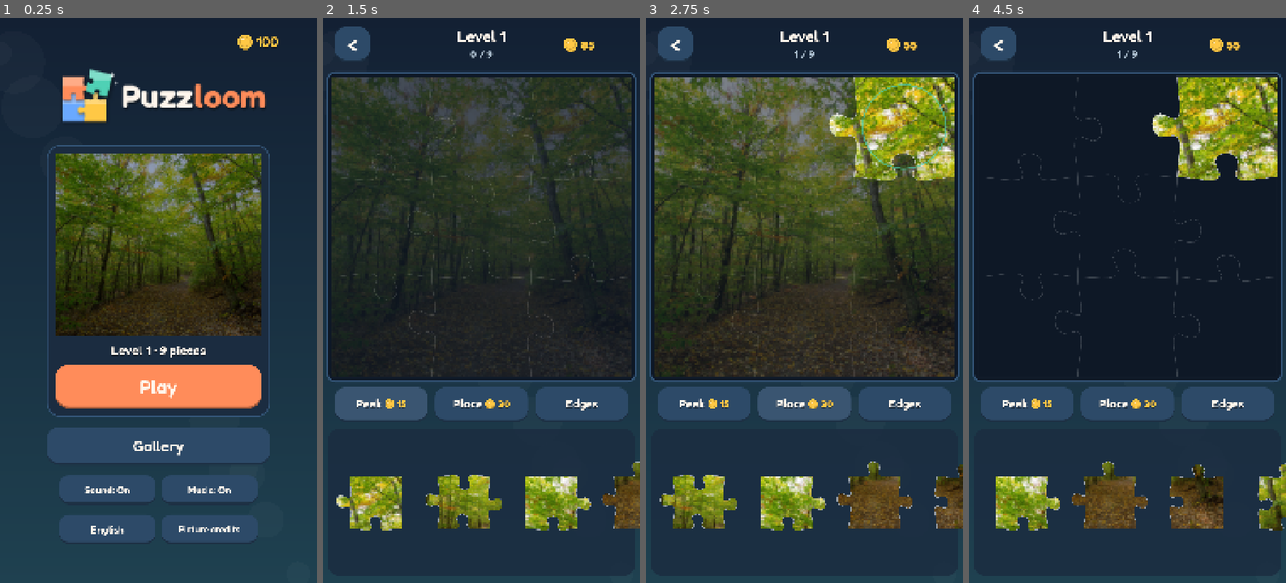
Above: before the commit, frames 1-4 (left to right).
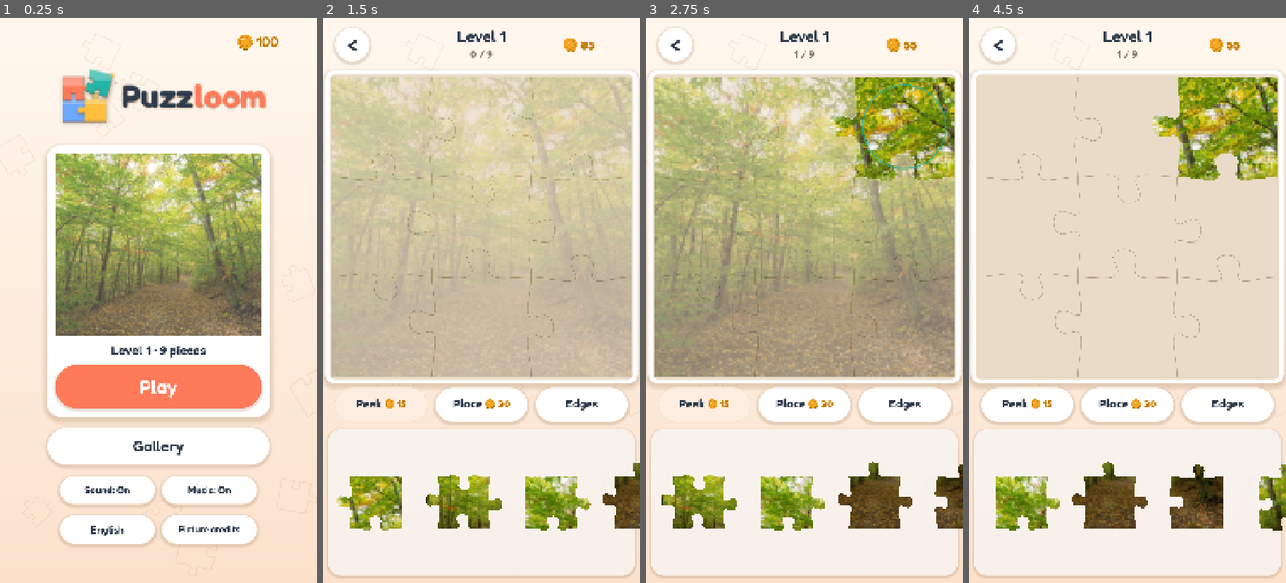
Above: after the commit, the same moments.

Repository: abdelrhmn-ismail/Jigwave-Game
Game: Godot game, scene res://scenes/main.tscn
Same seed, same stepped clock (60 frames per second), same inputs: the game is played once before the commit and once after it.
Inputs (mouse positions are in pixels of both pictures, inside the frame that each line leads up to):
- Up to frame 1 (0.25 s): no input
- Up to frame 2 (1.5 s): click "Play" at 0.5 s; click (380, 402) at 1.27 s
- Up to frame 3 (2.75 s): click (804, 402) at 2.02 s
- Up to frame 4 (4.5 s): click (1228, 402) at 2.77 s; click "<" at 3.5 s; click "Continue" at 4.25 s

The runs differ from the first frame. In frame 1, 94% of the frame differs, in the area x 0-100%, y 0-100%; in frame 2, 95%; in frame 3, 89%; in frame 4, 89%.

Commit message:
Own warm light identity + audit fixes
Look (clearly different from Bloxo's dark neon): cream paper background
with faint scattered jigsaw pieces, a linen puzzle mat in a white frame,
white pill buttons on soft warm shadows, ink-blue text, coral and teal
accents. Logo, icons, store graphics and boot splash redrawn to match.

Audit fixes:
- Replaying the same picture and size pays a small replay reward
  (no more farming 27 coins every 30 s on a 9-piece puzzle).
- Peek can't be bought again while it is still showing.
- A drag cut off by a call/home button (focus lost) returns the piece.
- Starting a gallery puzzle no longer wipes an unfinished level: it is
  parked and comes back with its pieces.
- Tray pieces fill their slot on big puzzles (easy to see and grab).
Tests added for each fix.

Co-Authored-By: Claude Opus 5.5 <noreply@anthropic.com>

Diff:
--- a/autoload/save_data.gd
+++ b/autoload/save_data.gd
@@ -15,6 +15,9 @@
 var language := ""
 ## Snapshot from PuzzleState.to_dict(), or {} when nothing is in progress.
 var current := {}
+## A level puzzle put aside while a gallery puzzle is played; it comes
+## back when that level is played again (so no placed piece is lost).
+var parked := {}
 
 
 func _ready() -> void:
@@ -37,6 +40,8 @@
 	language = str(data.get("language", ""))
 	var cur = data.get("current", {})
 	current = cur if typeof(cur) == TYPE_DICTIONARY else {}
+	var park = data.get("parked", {})
+	parked = park if typeof(park) == TYPE_DICTIONARY else {}
 
 
 func write() -> void:
@@ -53,6 +58,7 @@
 		"vibration_on": vibration_on,
 		"language": language,
 		"current": current,
+		"parked": parked,
 	}))
 
 
@@ -78,10 +84,12 @@
 func finish_puzzle(state: PuzzleState) -> int:
 	var key := "%s|%d" % [state.picture_id, state.grid]
 	var star_count := state.stars()
-	best_stars[key] = maxi(int(best_stars.get(key, 0)), star_count)
+	var old_stars := int(best_stars.get(key, 0))
+	best_stars[key] = maxi(old_stars, star_count)
 	if state.level > 0 and state.level >= level:
 		level = state.level + 1
-	var won := Economy.reward(state.piece_count(), star_count)
+	var won := Economy.reward(state.piece_count(), star_count) if old_stars == 0 \
+		else Economy.replay_reward(state.piece_count(), old_stars, star_count)
 	coins = clampi(coins + won, 0, Economy.MAX_COINS)
 	current = {}
 	write()
--- a/logic/economy.gd
+++ b/logic/economy.gd
@@ -19,6 +19,13 @@
 	return 1
 
 
-## Coins for finishing a puzzle.
+## Coins for finishing a puzzle the first time.
 static func reward(pieces: int, star_count: int) -> int:
 	return 10 + 5 * clampi(star_count, 0, 3) + pieces / 4
+
+
+## Coins for finishing a puzzle again (same picture, same size): a small
+## thank-you, plus the difference if the stars got better. Stops players
+## from farming coins on a tiny puzzle.
+static func replay_reward(pieces: int, old_stars: int, new_stars: int) -> int:
+	return 2 + pieces / 16 + 5 * maxi(0, new_stars - old_stars)
--- a/project.godot
+++ b/project.godot
@@ -15,7 +15,7 @@
 run/main_scene="res://scenes/main.tscn"
 config/quit_on_go_back=false
 config/features=PackedStringArray("4.7", "GL Compatibility")
-boot_splash/bg_color=Color(0.0745, 0.1255, 0.2, 1)
+boot_splash/bg_color=Color(1, 0.968, 0.933, 1)
 boot_splash/stretch_mode=0
 boot_splash/image="res://assets/images/logo.png"
 config/icon="res://icon.png"
--- a/scenes/home_screen.gd
+++ b/scenes/home_screen.gd
@@ -46,7 +46,7 @@
 			Lang.t("PIECES") % (Levels.grid_for_level(SaveData.level) * Levels.grid_for_level(SaveData.level))]
 
 	var card := PanelContainer.new()
-	card.add_theme_stylebox_override("panel", UIKit.panel_style(UIKit.PANEL, 44, 28, 4))
+	card.add_theme_stylebox_override("panel", UIKit.panel_style(UIKit.PANEL, 48, 28, 0, UIKit.PANEL_EDGE, 20))
 	box.add_child(card)
 	var card_box := VBoxContainer.new()
 	card_box.add_theme_constant_override("separation", 22)
@@ -57,8 +57,8 @@
 		tex.custom_minimum_size = Vector2(620, 620)
 		tex.expand_mode = TextureRect.EXPAND_IGNORE_SIZE
 		tex.stretch_mode = TextureRect.STRETCH_KEEP_ASPECT_COVERED
-		# Not finished yet: show it dimmed, like a picture still to reveal.
-		tex.modulate = Color(0.55, 0.6, 0.7) if resume == null else Color.WHITE
+		# Not started yet: a little faded, like a picture still to reveal.
+		tex.modulate = Color(1, 1, 1, 0.75) if resume == null else Color.WHITE
 		card_box.add_child(tex)
 	card_box.add_child(UIKit.label(info, 44, UIKit.TEXT))
 	var play := UIKit.button(Lang.t("CONTINUE") if resume != null else Lang.t("PLAY"), Vector2(620, 150), 64, UIKit.ACCENT)
--- a/scenes/main.gd
+++ b/scenes/main.gd
@@ -13,19 +13,31 @@
 var ui_layer: CanvasLayer
 
 
-## Static gradient behind every screen (drawn once).
+## Static background behind every screen (drawn once): warm cream paper
+## with faint scattered jigsaw pieces — Puzzloom's signature pattern.
 class Background extends Node2D:
+	var _pieces: Array = [] # [outline, position, angle]
+
 	func _ready() -> void:
 		get_viewport().size_changed.connect(queue_redraw)
+		var cut := JigsawCut.new(3, 300.0, 7)
+		var rng := RandomNumberGenerator.new()
+		rng.seed = 21
+		for i in 16:
+			_pieces.append([cut.local_outline(rng.randi_range(0, 8)),
+				Vector2(rng.randf(), rng.randf()), rng.randf() * TAU, rng.randf_range(0.7, 1.4)])
 
 	func _draw() -> void:
 		var s := get_viewport_rect().size
 		draw_polygon(PackedVector2Array([Vector2.ZERO, Vector2(s.x, 0), s, Vector2(0, s.y)]),
 			PackedColorArray([UIKit.BG_TOP, UIKit.BG_TOP, UIKit.BG_BOTTOM, UIKit.BG_BOTTOM]))
-		# A few faint jigsaw-like dots for texture.
-		for i in 14:
-			var p := Vector2(fmod(i * 397.0, s.x), fmod(i * 701.0 + 120.0, s.y))
-			draw_circle(p, 40.0 + (i % 4) * 22.0, Color(1, 1, 1, 0.025))
+		for p in _pieces:
+			var pts: PackedVector2Array = p[0]
+			draw_set_transform(p[1] * s, p[2], Vector2.ONE * p[3])
+			var closed := pts.duplicate()
+			closed.append(pts[0])
+			draw_polyline(closed, UIKit.PATTERN, 4.0, true)
+		draw_set_transform(Vector2.ZERO, 0.0, Vector2.ONE)
 
 
 func _ready() -> void:
@@ -75,6 +87,13 @@
 
 
 func _level_state(level: int) -> PuzzleState:
+	# A level put aside for a gallery puzzle comes back as it was.
+	if not SaveData.parked.is_empty():
+		var p := PuzzleState.new()
+		var ok := p.from_dict(SaveData.parked) and p.level == level and not Catalog.get_item(p.picture_id).is_empty()
+		SaveData.parked = {}
+		if ok:
+			return p
 	var s := PuzzleState.new()
 	var pic := Catalog.picture_for_level(level)
 	s.setup(pic["id"], Levels.grid_for_level(level), level, Levels.cut_seed(level))
@@ -117,6 +136,8 @@
 
 
 func _on_free_play(picture_id: String, grid: int) -> void:
+	if int(SaveData.current.get("level", 0)) > 0:
+		SaveData.parked = SaveData.current
 	var s := PuzzleState.new()
 	s.setup(picture_id, grid, 0, randi() % 1000000 + 1)
 	show_puzzle(s)
--- a/scenes/puzzle_screen.gd
+++ b/scenes/puzzle_screen.gd
@@ -22,6 +22,7 @@
 var cut: JigsawCut
 var pieces := {} # index -> PieceNode
 var completed := false
+var peeking := false
 
 # --- layout ---
 var view_size := Vector2.ZERO
@@ -72,7 +73,7 @@
 		for i in cut.piece_count():
 			var pts := cut.outline(i)
 			pts.append(pts[0])
-			draw_polyline(pts, Color(1, 1, 1, 0.09), w, true)
+			draw_polyline(pts, UIKit.GUIDE, w, true)
 
 
 ## A ring and a few sparks where a piece snapped in (frees itself).
@@ -200,7 +201,7 @@
 		coin.custom_minimum_size = Vector2(32, 32)
 		coin.size_flags_vertical = Control.SIZE_SHRINK_CENTER
 		row.add_child(coin)
-		row.add_child(UIKit.label(str(cost), 36, UIKit.GOLD))
+		row.add_child(UIKit.label(str(cost), 36, UIKit.GOLD_TEXT))
 	b.add_child(row)
 	return b
 
@@ -210,7 +211,7 @@
 	(coins_box.get_node("Amount") as Label).text = str(SaveData.coins)
 	if hint_buttons.has("place"):
 		hint_buttons["place"].disabled = state.tray.is_empty() or completed
-		hint_buttons["peek"].disabled = completed
+		hint_buttons["peek"].disabled = completed or peeking
 		hint_buttons["edges"].disabled = state.tray.is_empty() or completed
 
 
@@ -236,7 +237,9 @@
 	var tray_top := hint_y + hint_h + 22.0
 	tray_rect = Rect2(0, tray_top, view_size.x, maxf(bottom - tray_top, 200.0))
 	slot_w = clampf(tray_rect.size.y * 0.8, 200.0, 300.0)
-	var on_screen_cell := minf(slot_w / (1.0 + 2.0 * JigsawCut.TAB_REACH), cut.cell * board_scale)
+	# Tray pieces fill their slot, even when that is bigger than a board
+	# cell (big puzzles): easy to see and grab; they shrink while dragged.
+	var on_screen_cell := slot_w / (1.0 + 2.0 * JigsawCut.TAB_REACH)
 	tray_scale = on_screen_cell / cut.cell
 
 	back_button.position = Vector2(40, top)
@@ -302,10 +305,13 @@
 
 func _draw() -> void:
 	# Board frame and tray strip: drawn only when the layout changes.
-	var frame := UIKit.panel_style(UIKit.BOARD, 28, 0, 6,
-		UIKit.PANEL_EDGE.lerp(UIKit.WRONG, wrong_flash))
-	draw_style_box(frame, board_rect.grow(18))
-	draw_style_box(UIKit.panel_style(Color(UIKit.PANEL, 0.85), 40), Rect2(16, tray_rect.position.y, view_size.x - 32, tray_rect.size.y))
+	# A linen puzzle mat in a white frame that floats on a soft shadow;
+	# the frame blushes red for a moment after a wrong drop.
+	var frame := UIKit.panel_style(UIKit.BOARD, 30, 0, 14,
+		UIKit.BOARD_EDGE.lerp(UIKit.WRONG, wrong_flash), 18)
+	draw_style_box(frame, board_rect.grow(22))
+	draw_style_box(UIKit.panel_style(Color(UIKit.PANEL, 0.75), 44, 0, 2, UIKit.PANEL_EDGE, 8),
+		Rect2(16, tray_rect.position.y, view_size.x - 32, tray_rect.size.y))
 
 
 # =====================================================================
@@ -479,13 +485,15 @@
 			if not SaveData.spend_coins(Economy.HINT_PEEK_COST):
 				_show_toast(Lang.t("NOT_ENOUGH"))
 				return
-			hint_buttons["peek"].disabled = true
+			peeking = true
 			Audio.play("peek")
 			var tw := peek_sprite.create_tween()
 			tw.tween_property(peek_sprite, "modulate:a", 0.45, 0.3)
 			tw.tween_interval(Economy.PEEK_SECONDS)
 			tw.tween_property(peek_sprite, "modulate:a", 0.0, 0.4)
-			tw.tween_callback(_refresh_hud)
+			tw.tween_callback(func():
+				peeking = false
+				_refresh_hud())
 		"place":
 			if state.tray.is_empty():
 				return
@@ -543,7 +551,7 @@
 			tw.tween_callback(Audio.play.bind("star", 1.0 + 0.12 * i))
 	tw.tween_callback(Audio.play.bind("coin"))
 	panel.add_text(Lang.t("MISTAKES") % state.mistakes, 40, UIKit.TEXT_DIM)
-	panel.add_text(Lang.t("COINS_WON") % won, 54, UIKit.GOLD)
+	panel.add_text(Lang.t("COINS_WON") % won, 54, UIKit.GOLD_TEXT)
 	if state.level > 0:
 		panel.add_button(Lang.t("NEXT"), func(): play_level.emit(state.level + 1), UIKit.ACCENT)
 	else:
@@ -566,6 +574,19 @@
 func _notification(what: int) -> void:
 	if what == NOTIFICATION_WM_GO_BACK_REQUEST:
 		_go_home()
-	elif what == NOTIFICATION_APPLICATION_PAUSED or what == NOTIFICATION_WM_CLOSE_REQUEST:
+	elif what in [NOTIFICATION_APPLICATION_PAUSED, NOTIFICATION_APPLICATION_FOCUS_OUT, NOTIFICATION_WM_CLOSE_REQUEST]:
+		# A call or the home button can cut a drag off with no "finger up":
+		# put the piece back so it is not left hanging.
+		cancel_drag()
 		if state != null and not completed:
 			_save()
+
+
+func cancel_drag() -> void:
+	if drag_piece == null:
+		return
+	var node := drag_piece
+	drag_piece = null
+	touch_mode = ""
+	node.lifted = false
+	_return_to_tray(node)
--- a/tests/smoke_test.gd
+++ b/tests/smoke_test.gd
@@ -12,7 +12,10 @@
 func _ready() -> void:
 	_backup_save()
 	await _play_small_puzzle()
+	await _replay_pays_little()
 	await _scroll_big_tray()
+	await _peek_and_cancel_drag()
+	_parked_level_comes_back()
 	_restore_save()
 	print("smoke test: %s" % ("OK" if errors == 0 else "%d FAILED" % errors))
 	get_tree().quit(1 if errors > 0 else 0)
@@ -106,6 +109,61 @@
 	await get_tree().process_frame
 
 
+## Finishing the same picture/size again pays only a small amount.
+func _replay_pays_little() -> void:
+	var before := SaveData.coins
+	var screen := _new_screen(1)
+	await get_tree().process_frame
+	for p in screen.state.tray.duplicate():
+		screen.state.place_by_hint(p) # no mistakes: same 3 stars as before
+	var won := SaveData.finish_puzzle(screen.state)
+	_check(won == Economy.replay_reward(9, 3, 3) and SaveData.coins == before + won,
+		"replaying level 1 pays the small replay reward (%d)" % won)
+	screen.queue_free()
+	await get_tree().process_frame
+
+
+## Peek can't be bought twice while it shows; a drag cut off by the
+## system (call, home button) puts the piece back in the tray.
+func _peek_and_cancel_drag() -> void:
+	SaveData.coins = 100
+	var screen := _new_screen(20)
+	await get_tree().process_frame
+	screen._on_hint("peek")
+	_check(SaveData.coins == 100 - Economy.HINT_PEEK_COST and screen.peeking, "peek charged once and showing")
+	screen._refresh_hud() # e.g. after a drop
+	_check(screen.hint_buttons["peek"].disabled, "peek button stays off while peeking")
+	var from := screen._slot_position(0)
+	_touch(screen, from, true)
+	_move(screen, from + Vector2(0, -200), Vector2(0, -200))
+	_check(screen.drag_piece != null, "drag started")
+	screen._notification(NOTIFICATION_APPLICATION_FOCUS_OUT)
+	await get_tree().create_timer(0.3).timeout
+	_check(screen.drag_piece == null and screen.touch_mode == "", "focus lost: drag cancelled")
+	var back := 0
+	for p in screen.state.tray:
+		if screen.pieces[p].get_parent() == screen.tray_layer:
+			back += 1
+	_check(back == screen.state.tray.size() and screen.state.mistakes == 0, "piece back in the tray, no mistake")
+	screen.queue_free()
+	await get_tree().process_frame
+
+
+## A level put aside for a gallery puzzle comes back with its pieces.
+func _parked_level_comes_back() -> void:
+	var main: Node = load("res://scenes/main.gd").new()
+	var s: PuzzleState = main._level_state(5)
+	s.place_by_hint(s.tray[0])
+	s.place_by_hint(s.tray[0])
+	SaveData.parked = s.to_dict()
+	var back: PuzzleState = main._level_state(5)
+	_check(back.placed_count() == 2 and SaveData.parked.is_empty(), "parked level 5 resumes with its 2 pieces")
+	SaveData.parked = s.to_dict()
+	var other: PuzzleState = main._level_state(6)
+	_check(other.level == 6 and other.placed_count() == 0, "another level does not take the parked one")
+	main.free()
+
+
 ## Drag tray slot `slot` and drop its piece over board cell `cell`.
 func _drag(screen: PuzzleScreen, slot: int, cell: int) -> void:
 	var target := screen.board_rect.position + screen._cell_center(cell) * screen.board_scale
@@ -143,7 +201,7 @@
 
 
 func _backup_save() -> void:
-	for k in ["coins", "level", "best_stars", "current"]:
+	for k in ["coins", "level", "best_stars", "current", "parked"]:
 		_saved[k] = SaveData.get(k)
 	if typeof(_saved["best_stars"]) == TYPE_DICTIONARY:
 		_saved["best_stars"] = _saved["best_stars"].duplicate(true)
--- a/tests/test_runner.gd
+++ b/tests/test_runner.gd
@@ -169,6 +169,11 @@
 	check(Economy.stars(7, 64) == 3 and Economy.stars(16, 64) == 2 and Economy.stars(17, 64) == 1, "64 pieces limits")
 	check(Economy.reward(9, 3) == 27, "9 pieces, 3 stars = 10 + 15 + 2")
 	check(Economy.reward(64, 1) == 31, "64 pieces, 1 star = 10 + 5 + 16")
+	check(Economy.replay_reward(9, 3, 3) == 2, "replaying a 9-piece puzzle pays only 2")
+	check(Economy.replay_reward(64, 1, 3) == 16, "replay with better stars: 2 + 4 + 10")
+	check(Economy.replay_reward(9, 3, 1) == 2, "worse stars on replay never take coins away")
+	check(Economy.replay_reward(9, 3, 3) * 15 < Economy.HINT_PLACE_COST + Economy.HINT_PEEK_COST * 2,
+		"farming small replays is slow compared to hint prices")
 
 
 func test_levels() -> void:
--- a/ui/overlay_panel.gd
+++ b/ui/overlay_panel.gd
@@ -11,7 +11,7 @@
 	set_anchors_and_offsets_preset(Control.PRESET_FULL_RECT)
 	mouse_filter = Control.MOUSE_FILTER_STOP
 	var dim := ColorRect.new()
-	dim.color = Color(0.02, 0.04, 0.08, 0.72)
+	dim.color = Color(0.22, 0.14, 0.08, 0.45)
 	dim.set_anchors_and_offsets_preset(Control.PRESET_FULL_RECT)
 	add_child(dim)
 	var center := CenterContainer.new()
@@ -19,7 +19,7 @@
 	add_child(center)
 	panel = PanelContainer.new()
 	panel.custom_minimum_size = Vector2(780, 0)
-	panel.add_theme_stylebox_override("panel", UIKit.panel_style(UIKit.PANEL, 48, 56, 4))
+	panel.add_theme_stylebox_override("panel", UIKit.panel_style(UIKit.PANEL, 56, 56, 0, UIKit.PANEL_EDGE, 24))
 	center.add_child(panel)
 	box = VBoxContainer.new()
 	box.add_theme_constant_override("separation", 26)
--- a/ui/star_row.gd
+++ b/ui/star_row.gd
@@ -20,8 +20,8 @@
 		var grow := clampf(shown - i, 0.0, 1.0)
 		var lit := i < count and grow > 0.0
 		var rr := r * (0.85 + 0.15 * grow) if lit else r * 0.85
-		_star(c + Vector2(0, rr * 0.08), rr, Color(0, 0, 0, 0.3))
-		_star(c, rr, UIKit.GOLD if lit else Color(UIKit.TEXT_DIM, 0.35))
+		_star(c + Vector2(0, rr * 0.08), rr, UIKit.SHADOW)
+		_star(c, rr, UIKit.GOLD if lit else Color(UIKit.TEXT_DIM, 0.3))
 
 
 func _star(c: Vector2, r: float, color: Color) -> void:
--- a/ui/ui_kit.gd
+++ b/ui/ui_kit.gd
@@ -2,20 +2,28 @@
 extends RefCounted
 ## Colors and small helpers to build labels, buttons and panels from code.
 ## The whole look lives here: change a color once, it changes everywhere.
+##
+## Puzzloom's own identity: a warm, light "puzzle table" — cream paper,
+## a linen puzzle mat, white cards with soft shadows, ink-blue text, coral
+## and teal accents. (Deliberately the opposite of Bloxo's dark neon.)
 
-const BG_TOP := Color("#132033")
-const BG_BOTTOM := Color("#1f4150")
-const PANEL := Color("#1b2c40")
-const PANEL_EDGE := Color("#35577a")
-const BOARD := Color("#0e1826")
-const TEXT := Color("#fff6ec")
-const TEXT_DIM := Color("#a9bccd")
-const ACCENT := Color("#ff8c5a") # coral: main buttons
-const MINT := Color("#4fd1b5") # success, snap sparkle
-const GOLD := Color("#ffc845") # coins, stars
-const BUTTON := Color("#2d4a68")
-const OUTLINE := Color("#0a1220")
-const WRONG := Color("#ff5d6c")
+const BG_TOP := Color("#fff7ee") # cream paper
+const BG_BOTTOM := Color("#fbe1cc") # warm peach
+const PATTERN := Color(0.62, 0.42, 0.26, 0.10) # faint pieces on the background
+const PANEL := Color("#ffffff")
+const PANEL_EDGE := Color("#f0dcc8")
+const BOARD := Color("#eadbc8") # linen puzzle mat
+const BOARD_EDGE := Color("#ffffff")
+const GUIDE := Color(0.45, 0.32, 0.2, 0.22) # cut lines on the empty mat
+const TEXT := Color("#2e3a4b") # ink
+const TEXT_DIM := Color("#8c7d70")
+const ACCENT := Color("#ff7a59") # coral: main buttons
+const MINT := Color("#22b5a5") # teal: success, snap sparkle
+const GOLD := Color("#f5a623") # coins, stars
+const GOLD_TEXT := Color("#c47d00") # readable gold on light backgrounds
+const BUTTON := Color("#ffffff") # secondary buttons: white cards
+const SHADOW := Color(0.45, 0.28, 0.12, 0.18)
+const WRONG := Color("#e8505b")
 
 static var _last_action_ms := -100000
 
@@ -37,13 +45,10 @@
 	l.mouse_filter = Control.MOUSE_FILTER_IGNORE
 	l.add_theme_font_size_override("font_size", font_size)
 	l.add_theme_color_override("font_color", color)
-	l.add_theme_color_override("font_shadow_color", Color(0, 0, 0, 0.3))
-	l.add_theme_constant_override("shadow_offset_y", maxi(2, font_size / 20))
-	l.add_theme_constant_override("shadow_offset_x", 0)
 	return l
 
 
-static func panel_style(color: Color, radius: int, padding: int = 0, border: int = 0, edge: Color = PANEL_EDGE) -> StyleBoxFlat:
+static func panel_style(color: Color, radius: int, padding: int = 0, border: int = 0, edge: Color = PANEL_EDGE, shadow: int = 0) -> StyleBoxFlat:
 	var s := StyleBoxFlat.new()
 	s.bg_color = color
 	s.set_corner_radius_all(radius)
@@ -51,31 +56,41 @@
 	s.set_border_width_all(border)
 	s.border_color = edge
 	s.anti_aliasing = true
+	if shadow > 0:
+		s.shadow_color = SHADOW
+		s.shadow_size = shadow
+		s.shadow_offset = Vector2(0, shadow * 0.5)
 	return s
 
 
-## Rounded button with a darker "3D" bottom edge.
+## Ink text on light buttons, white text on colored ones.
+static func text_on(color: Color) -> Color:
+	return TEXT if color.get_luminance() > 0.65 else Color.WHITE
+
+
+## Soft pill button: a card that floats on a warm shadow and sinks a
+## little when pressed.
 static func button(text: String, min_size: Vector2, font_size: int, color: Color = BUTTON) -> Button:
 	var b := Button.new()
 	b.text = text
 	b.custom_minimum_size = min_size
 	b.focus_mode = Control.FOCUS_NONE
 	b.add_theme_font_size_override("font_size", font_size)
+	var fg := text_on(color)
 	for state in ["font_color", "font_hover_color", "font_pressed_color", "font_focus_color"]:
-		b.add_theme_color_override(state, TEXT)
-	b.add_theme_color_override("font_disabled_color", TEXT_DIM)
-	var radius := int(min_size.y * 0.32)
-	var normal := panel_style(color, radius, 18)
-	normal.border_width_bottom = 8
-	normal.border_color = color.darkened(0.35)
+		b.add_theme_color_override(state, fg)
+	b.add_theme_color_override("font_disabled_color", Color(fg, 0.45))
+	var radius := int(min_size.y * 0.5)
+	var normal := panel_style(color, radius, 18, 2 if color.get_luminance() > 0.65 else 0, PANEL_EDGE, 10)
 	var pressed := normal.duplicate() as StyleBoxFlat
-	pressed.bg_color = color.darkened(0.12)
-	pressed.border_width_bottom = 3
-	pressed.content_margin_top = 23
+	pressed.bg_color = color.darkened(0.06)
+	pressed.shadow_size = 3
+	pressed.shadow_offset = Vector2(0, 1)
 	var hover := normal.duplicate() as StyleBoxFlat
-	hover.bg_color = color.lightened(0.06)
+	hover.bg_color = color.lightened(0.04)
 	var disabled := normal.duplicate() as StyleBoxFlat
-	disabled.bg_color = color.darkened(0.45)
+	disabled.bg_color = color.lerp(BG_BOTTOM, 0.6)
+	disabled.shadow_size = 0
 	b.add_theme_stylebox_override("normal", normal)
 	b.add_theme_stylebox_override("hover", hover)
 	b.add_theme_stylebox_override("pressed", pressed)
@@ -93,7 +108,7 @@
 	var coin := CoinIcon.new()
 	coin.custom_minimum_size = Vector2(font_size, font_size)
 	box.add_child(coin)
-	var l := label(str(SaveData.coins), font_size, GOLD)
+	var l := label(str(SaveData.coins), font_size, GOLD_TEXT)
 	l.name = "Amount"
 	box.add_child(l)
 	return box
Binary file changed: assets/images/feature_graphic.png
Binary file changed: assets/images/icon_background.png
Binary file changed: assets/images/icon_foreground.png
Binary file changed: assets/images/logo.png
Binary file changed: assets/images/store_icon.png
Binary file changed: icon.png
